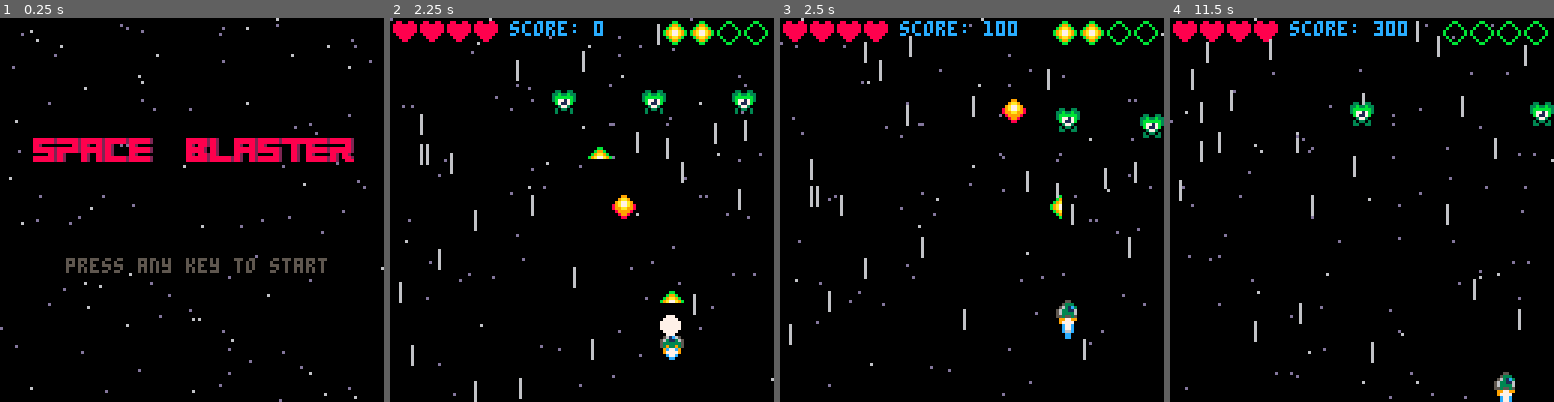
Above: before the commit, frames 1-4 (left to right).
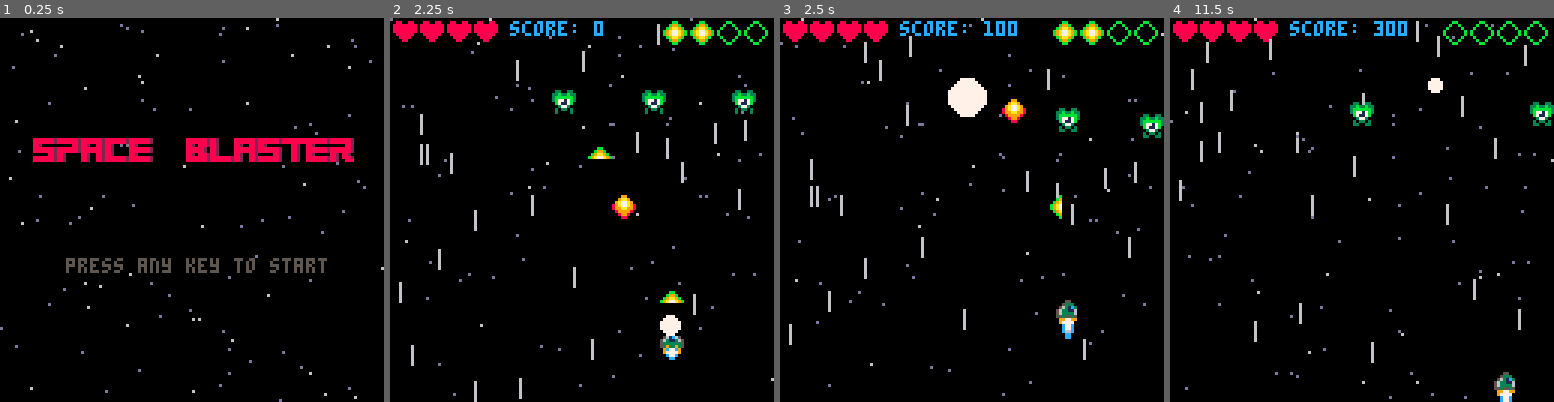
Above: after the commit, the same moments.

Repository: simonanger/pico8_shmup
Game: PICO-8 cartridge shmup.p8
Two runs of this game, one before a commit and one after it. Both use one fixed random seed, a clock stepped at 60 frames per second and the inputs below.
Inputs:
- Up to frame 1 (0.25 s): no input
- Up to frame 2 (2.25 s): tap X (X key) at 0.33, 1.07, 1.85 s; tap O (Z key) at 0.7, 1.7, 2.1 s; hold Right 1.6-2.1 s; hold Up from 2.15 s (still down)
- Up to frame 3 (2.5 s): release Up at 2.42 s; hold Right from 2.47 s (still down)
- Up to frame 4 (11.5 s): tap O (Z key) every 0.4 s from 2.5 to 11.3 s; tap X (X key) every 1.12 s from 2.97 to 10.78 s; release Right at 3.03 s; hold Left 3.08-3.58 s; hold Down 3.63-3.97 s; hold Right 4.02-4.68 s; hold Up 4.73-5.03 s; hold Left 5.08-5.68 s; hold Down 5.73-6.03 s; hold Right 6.08-6.58 s; hold Right 6.63-7.13 s; hold Up 7.18-7.45 s; hold Right 7.5-8.07 s; hold Left 8.12-8.62 s; hold Down 8.67-9 s; hold Right 9.05-9.72 s; hold Up 9.77-10.07 s; hold Left 10.12-10.72 s; hold Down 10.77-11.07 s; hold Right from 11.12 s (still down)

Frames 1-2 are identical in both runs. In frame 3, 0.8% of the frame differs, in the area x 43-54%, y 15-26%; in frame 4, 0.1%.

Commit message:
now has a basic enemy explosion when  hit by bullets

Diff:
--- a/shmup.p8
+++ b/shmup.p8
@@ -75,6 +75,7 @@
  bultimer=0
 
  muzzle=0
+ enexpl=0
 
  score=00000
 
@@ -87,6 +88,8 @@
 
  enemies={}
  enemfunc()
+ dmgenx=0
+ dmgeny=0
 
 end
 -->8
@@ -303,6 +306,9 @@
  for myen in all(enemies) do
   for bull in all(bulls) do
 	  if col(myen,bull) then
+	   dmgenx=myen.x
+	   dmgeny=myen.y
+	   enexpl=8
 		  score+=100
 		  sfx(6)
 		  del(enemies,myen)
@@ -319,6 +325,9 @@
  for myen in all(enemies) do
   for bomb in all(bomba) do
 	  if col(myen,bomb) then
+	   dmgenx=myen.x
+	   dmgeny=myen.y
+	   enexpl=10
 		  score+=100
 		  sfx(6)
 		  del(enemies,myen)
@@ -370,6 +379,11 @@
   muzzle=muzzle-1
  end
 
+ --animate enemy explosion
+ if enexpl>0 then
+ 	enexpl=enexpl-1
+ end
+
  --changing boom
  if boom<20 then
  	boom=boom+1
@@ -440,9 +454,16 @@
   end
  end
 
+ --drawing muzzle flash
  if muzzle>0 then
   circfill(ship.x+3,ship.y-2,
   muzzle,7)
+ end
+
+ --drawing enemy explosion
+ if enexpl>0 then
+  circfill(dmgenx+3,dmgeny-2,
+  enexpl,7)
  end
 
  print("score: "..score,40,1,12)
